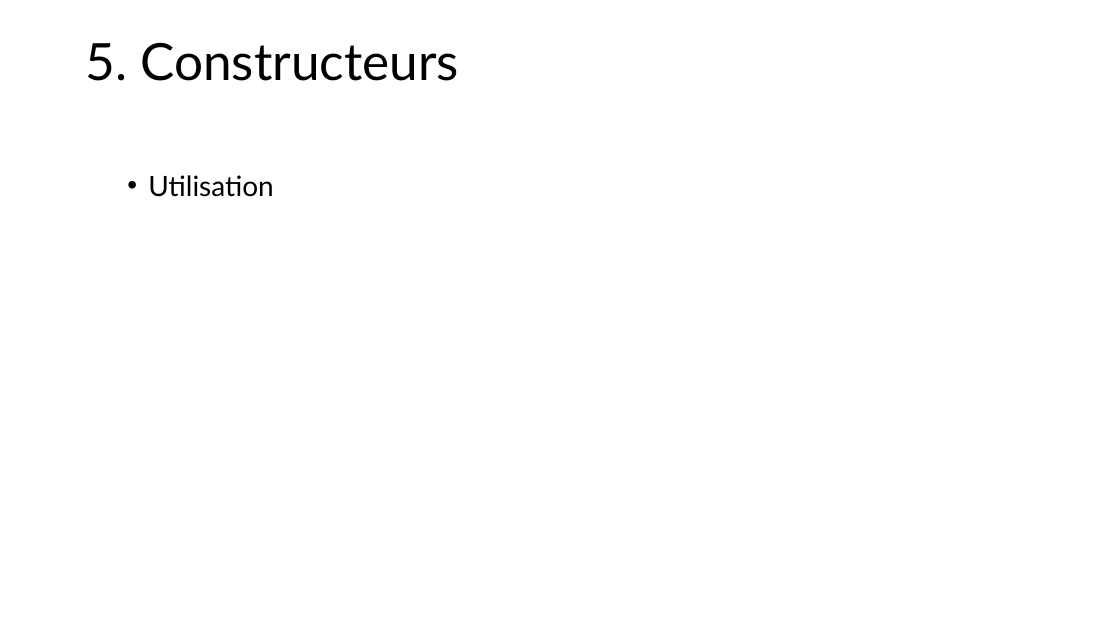
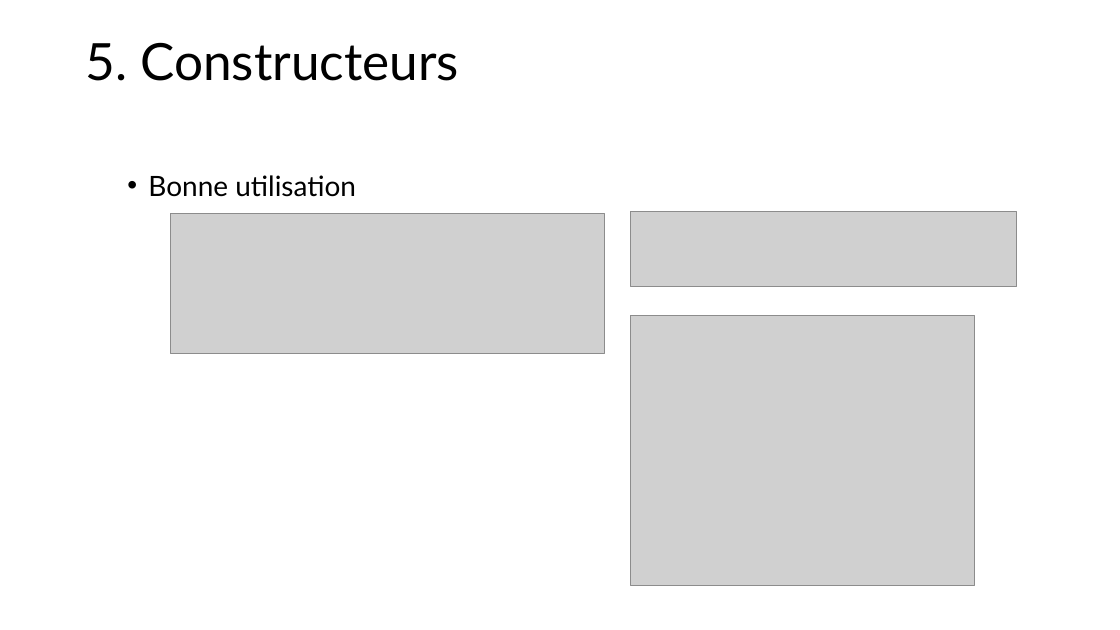
Before and after one commit to LJKhnor/chapitre-6, a slide deck: slide 40 of Chapitre 6.pptx. Drawn at 1120x630 pixels with LibreOffice and Linux fonts; fonts in the diff are those of the drawing; grey boxes stand for pictures. Boxes give left, top, right and bottom in pixels: in the first picture for what was removed or moved away, otherwise in the second. Text is boxed around its words. In the diff, an @@ line names an element or a change of style, - is before the commit and + after.

Commit message:
fin du pwp

```diff
--- a/Chapitre 6.pptx
+++ b/Chapitre 6.pptx
@@ text at (148, 175, 356, 197): text changed @@
-  • Utilisation
+  • Bonne utilisation
@@ picture added at (171, 213, 605, 354) @@
@@ picture added at (631, 212, 1017, 287) @@
@@ picture added at (631, 315, 975, 586) @@
```
Also in this commit, not shown: 1 other slide changed, 1 slide removed.
